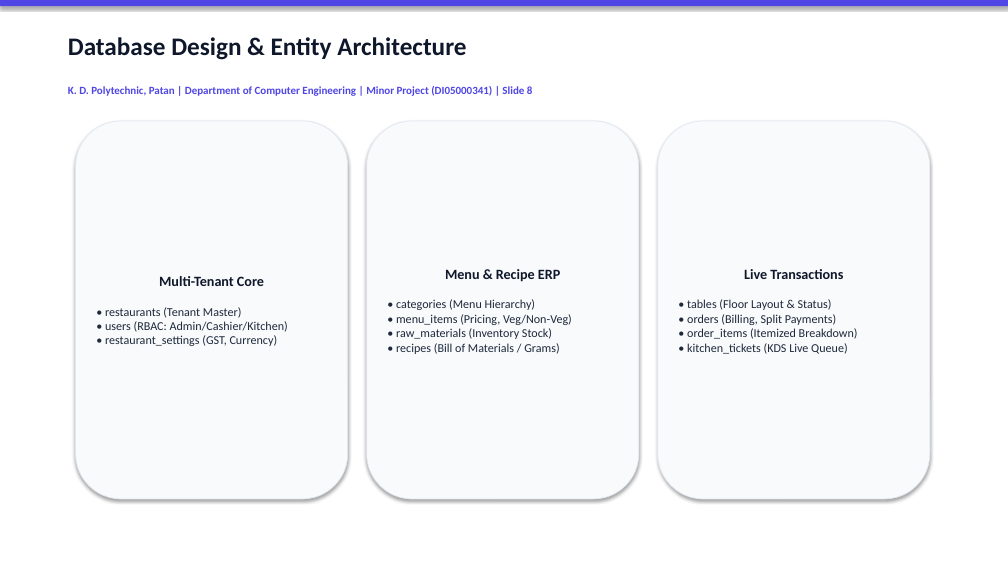
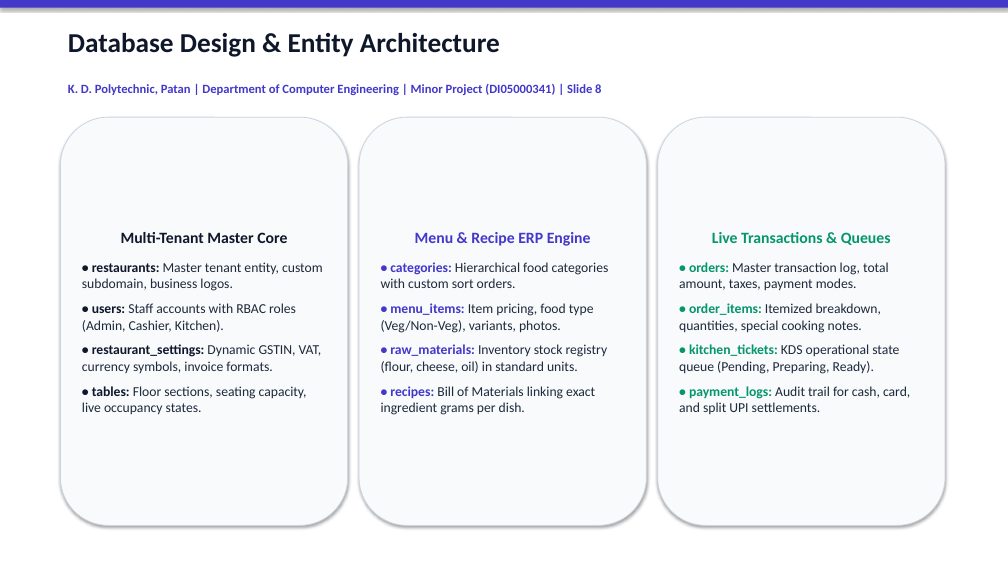
Before and after one commit to Shubh-Patel-07/DineFlow-AI, a slide deck: slide 8 of docs/DineFlow_AI_GTU_Minor_Project_Presentation.pptx. Drawn at 1008x567 pixels with LibreOffice and Linux fonts; fonts in the diff are those of the drawing. Boxes give left, top, right and bottom in pixels: in the first picture for what was removed or moved away, otherwise in the second. Text is boxed around its words. In the diff, an @@ line names an element or a change of style, - is before the commit and + after.

Commit message:
docs(presentation): upgrade presentation typography with large high-impact fonts and enhanced card layouts for classroom projector visibility

```diff
--- a/docs/DineFlow_AI_GTU_Minor_Project_Presentation.pptx
+++ b/docs/DineFlow_AI_GTU_Minor_Project_Presentation.pptx
@@ rectangle at [0,0,1008,8]: fill #4F46E5 to #4338CA @@
@@ text "Database Design & Entity Architecture" at [68,33,500,57]: size 24 to 26 pt @@
@@ text "K. D. Polytechnic, Patan | ..." at [68,84,601,95]: size 10.5 to 12 pt, text colour #4F46E5 to #4338CA @@
@@ rounded rectangle "Multi-Tenant Master Core": place and size @@
-rounded rectangle "Multi-Tenant Master Core" at [76,121,348,499]
+rounded rectangle "Multi-Tenant Master Core" at [60,117,348,526]
@@ rounded rectangle "Menu & Recipe ERP Engine": place and size @@
-rounded rectangle "Menu & Recipe ERP Engine" at [367,121,639,499]
+rounded rectangle "Menu & Recipe ERP Engine" at [359,117,647,526]
@@ outline #E2E8F0 0.75 pt to #CBD5E1 0.75 pt in 3 elements at [359,117,647,526], [60,117,348,526], [658,117,945,526] @@
@@ rounded rectangle "Live Transactions & Queues": place and size @@
-rounded rectangle "Live Transactions & Queues" at [658,121,930,499]
+rounded rectangle "Live Transactions & Queues" at [658,117,945,526]
@@ text in rounded rectangle at [82,232,323,414]: text changed; size 11.5 to 13 pt @@
-Multi-Tenant Core
-• restaurants (Tenant Master)
-• users (RBAC: Admin/Cashier/Kitchen)
-• restaurant_settings (GST, Currency)
+Multi-Tenant Master Core
+• restaurants: Master tenant entity, custom subdomain, business logos.
+• users: Staff accounts with RBAC roles (Admin, Cashier, Kitchen).
+• restaurant_settings: Dynamic GSTIN, VAT, currency symbols, invoice formats.
+• tables: Floor sections, seating capacity, live occupancy states.
@@ text in rounded rectangle at [381,232,609,415]: text changed; size 11.5 to 13 pt @@
-Menu & Recipe ERP
-• categories (Menu Hierarchy)
-• menu_items (Pricing, Veg/Non-Veg)
-• raw_materials (Inventory Stock)
-• recipes (Bill of Materials / Grams)
+Menu & Recipe ERP Engine
+• categories: Hierarchical food categories with custom sort orders.
+• menu_items: Item pricing, food type (Veg/Non-Veg), variants, photos.
+• raw_materials: Inventory stock registry (flour, cheese, oil) in standard units.
+• recipes: Bill of Materials linking exact ingredient grams per dish.
@@ text in rounded rectangle at [679,232,910,414]: text changed; size 11.5 to 13 pt @@
-Live Transactions
-• tables (Floor Layout & Status)
-• orders (Billing, Split Payments)
-• order_items (Itemized Breakdown)
-• kitchen_tickets (KDS Live Queue)
+Live Transactions & Queues
+• orders: Master transaction log, total amount, taxes, payment modes.
+• order_items: Itemized breakdown, quantities, special cooking notes.
+• kitchen_tickets: KDS operational state queue (Pending, Preparing, Ready).
+• payment_logs: Audit trail for cash, card, and split UPI settlements.
```
Also in this commit, not shown: 7 other slides changed, 9 slides added, 9 slides removed, 1 other file.
